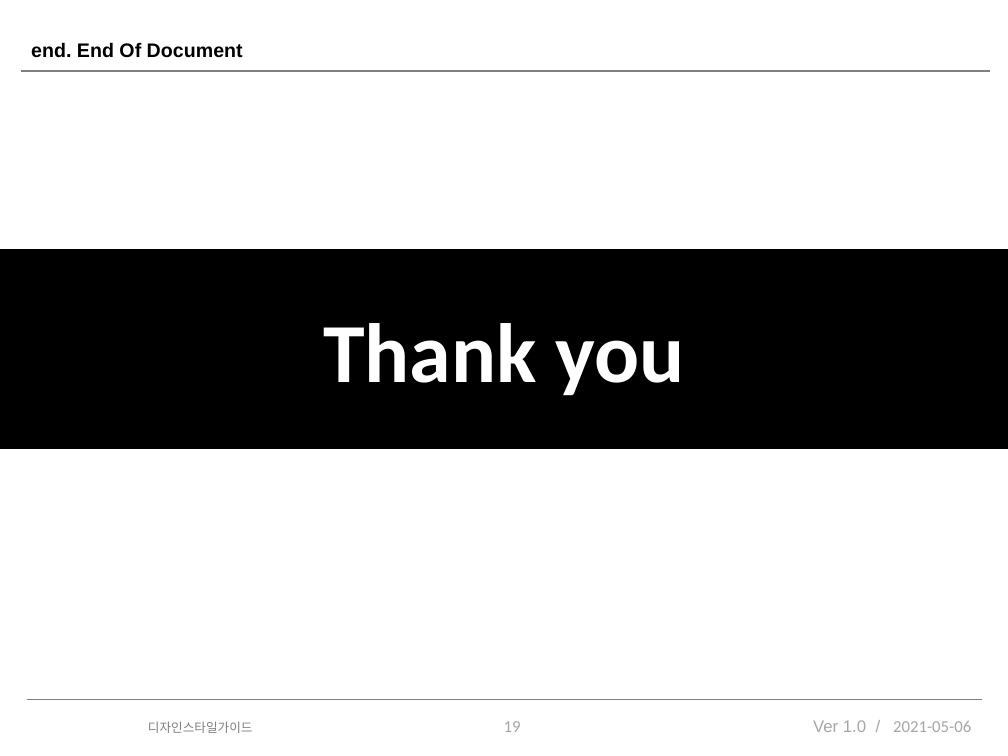
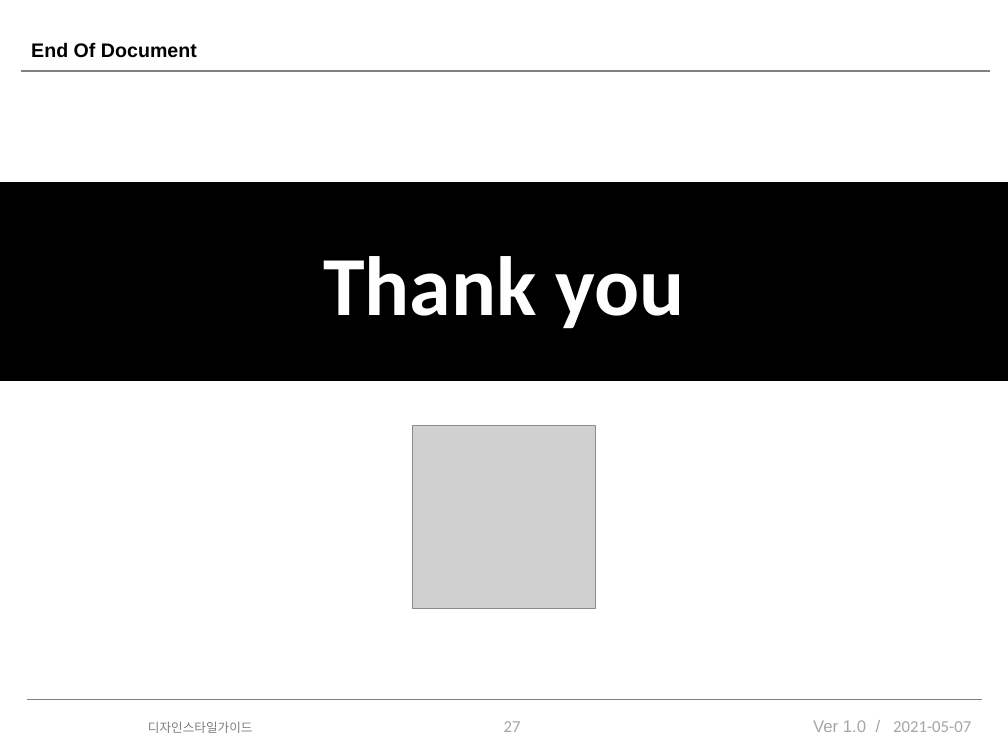
Before and after one commit to xasquatch/Deprecated-----documentX, a slide deck: slide 27 of src/main/webapp/WEB-INF/etc/Side Project.pptx (slide 19 before the commit). Drawn at 1008x756 pixels with LibreOffice and Linux fonts; fonts in the diff are those of the drawing; grey boxes stand for pictures; background and template pictures are left out. Boxes give left, top, right and bottom in pixels: in the first picture for what was removed or moved away, otherwise in the second. Text is boxed around its words. In the diff, an @@ line names an element or a change of style, - is before the commit and + after.

```diff
--- a/src/main/webapp/WEB-INF/etc/Side Project.pptx
+++ b/src/main/webapp/WEB-INF/etc/Side Project.pptx
@@ text at bbox=[31, 42, 197, 58]: text changed @@
-end. End Of Document
+End Of Document
@@ rectangle "Thank you": place and size @@
-rectangle "Thank you" at bbox=[0, 249, 1008, 448]
+rectangle "Thank you" at bbox=[0, 182, 1008, 381]
@@ picture added at bbox=[413, 426, 596, 609] @@
@@ page number at bbox=[504, 721, 521, 732]: text changed @@
-19
+27
@@ text at bbox=[893, 721, 971, 732]: text changed @@
-2021-05-06
+2021-05-07
```
Also in this commit, not shown: 15 other slides changed, 8 slides added, 2 other files.
